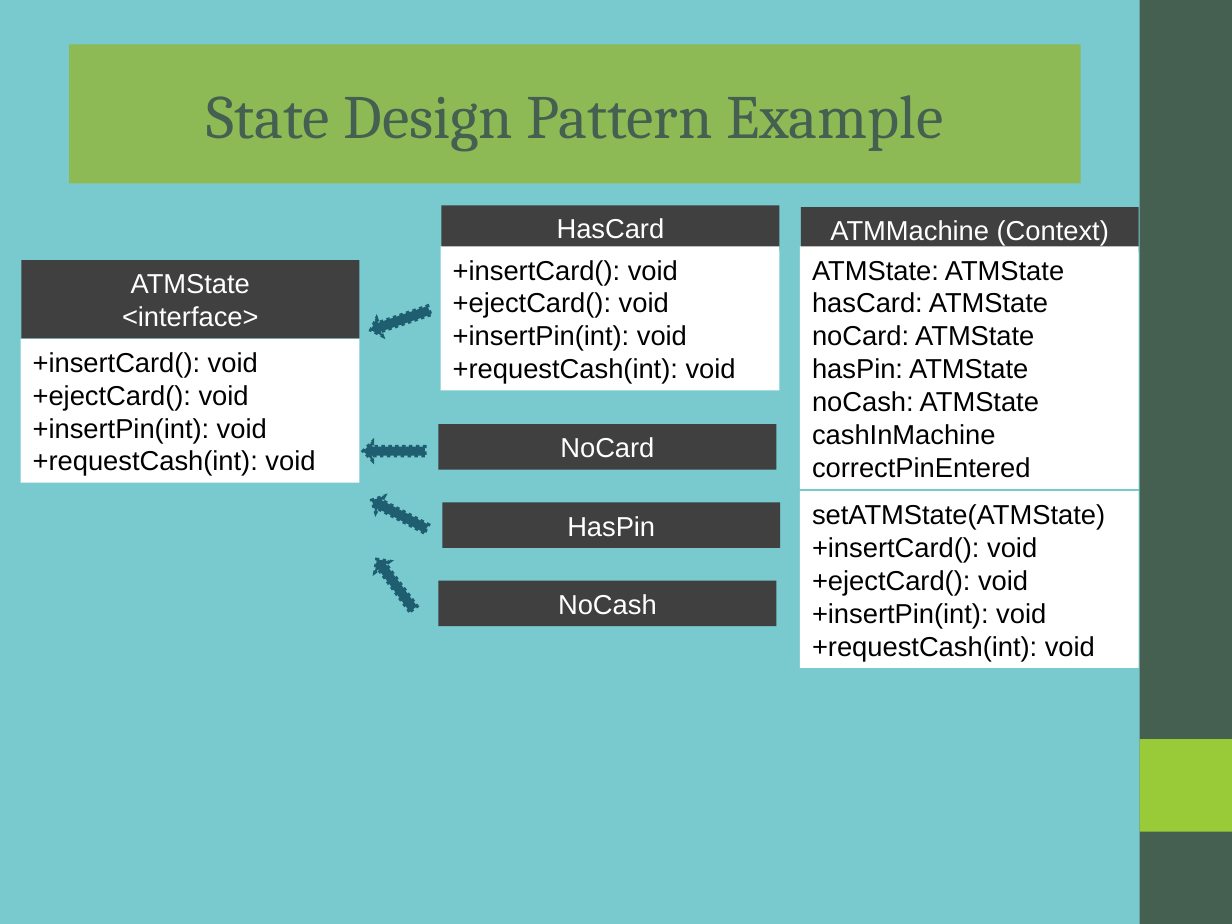
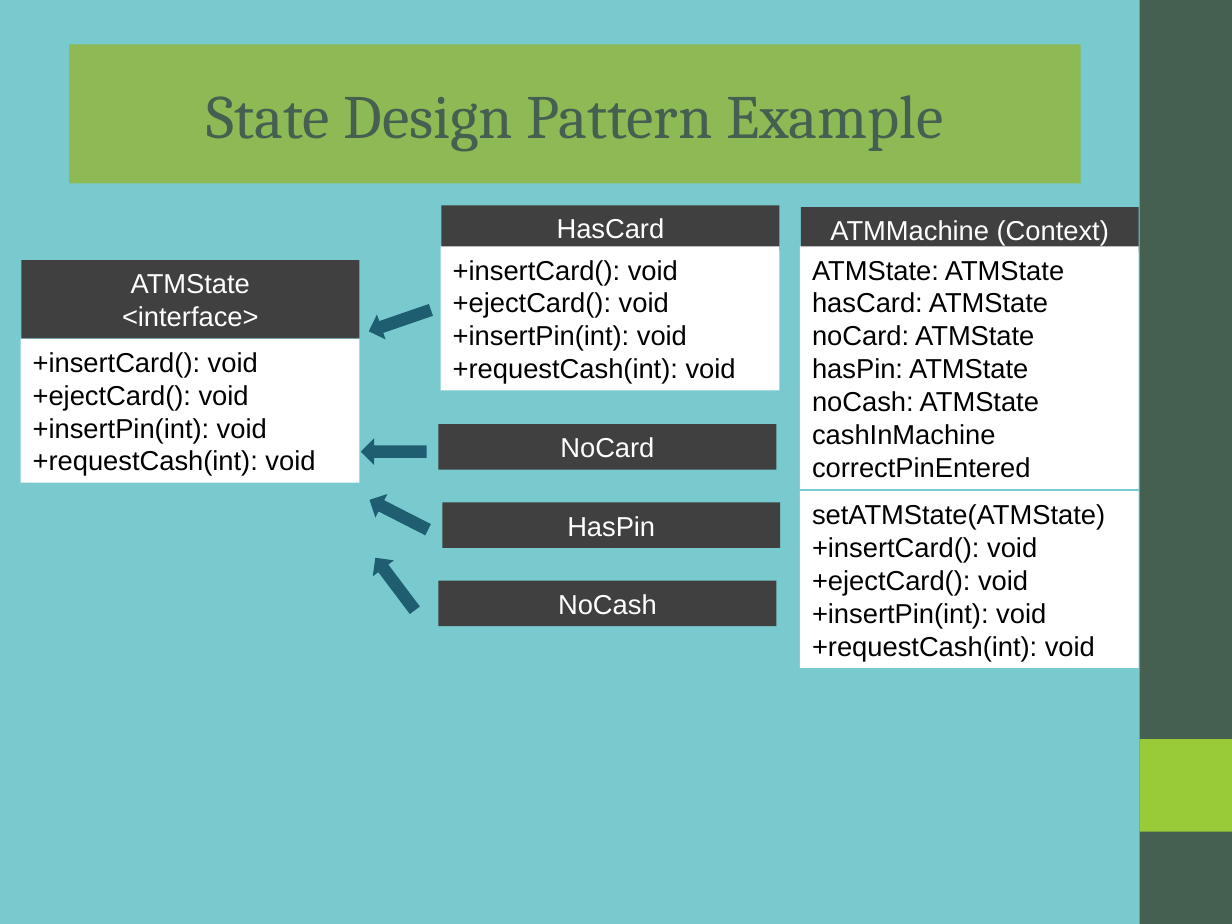
Before and after one commit to rzuniga64/java, a slide deck: slide 4 of design_patterns/src/behavorial/state/docs/state.ppt. Drawn at 1232x924 pixels with LibreOffice and Linux fonts; fonts in the diff are those of the drawing. Boxes give left, top, right and bottom in pixels: in the first picture for what was removed or moved away, otherwise in the second. Text is boxed around its words. In the diff, an @@ line names an element or a change of style, - is before the commit and + after.

```diff
--- a/design_patterns/src/behavorial/state/docs/state.ppt
+++ b/design_patterns/src/behavorial/state/docs/state.ppt
@@ right arrow at box(368, 302, 433, 340): outline #1E5E70 2.01 pt dashed to #1E5E70 2.01 pt; proportions changed @@
@@ right arrow at box(363, 442, 425, 461): outline #1E5E70 2.01 pt dashed to #1E5E70 2.01 pt @@
@@ right arrow at box(368, 493, 431, 538): outline #1E5E70 2.01 pt dashed to #1E5E70 2.01 pt @@
@@ right arrow at box(370, 554, 421, 615): outline #1E5E70 2.01 pt dashed to #1E5E70 2.01 pt; proportions changed @@
```
Also in this commit, not shown: 1 other slide changed, 7 other files.
